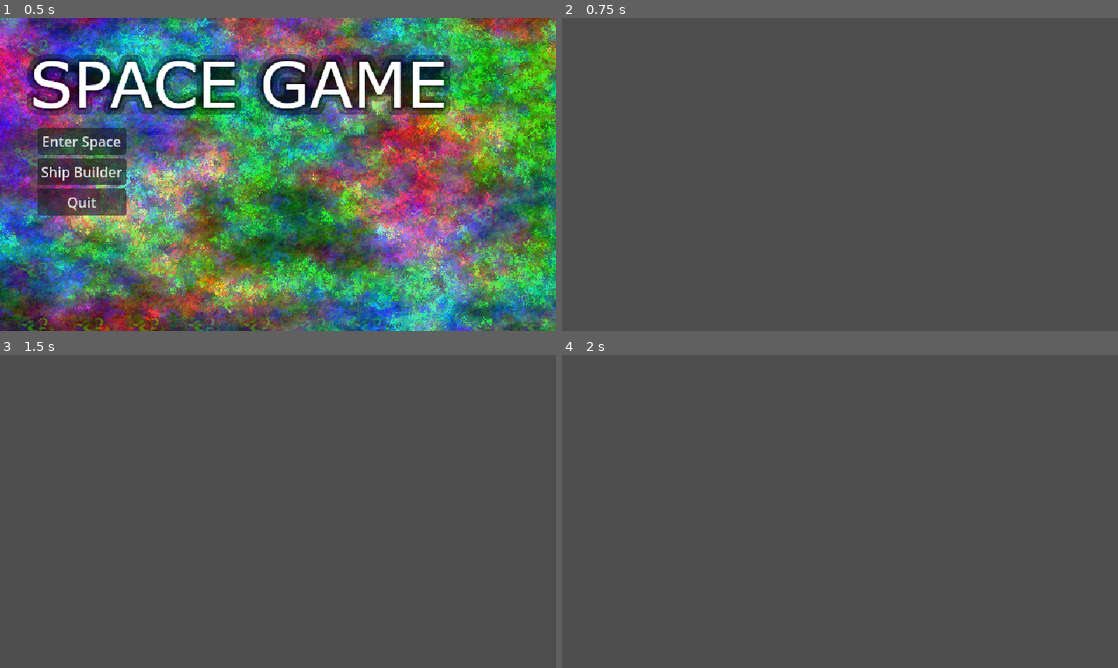
Above: before the commit, frames 1-4 (two rows, left to right).
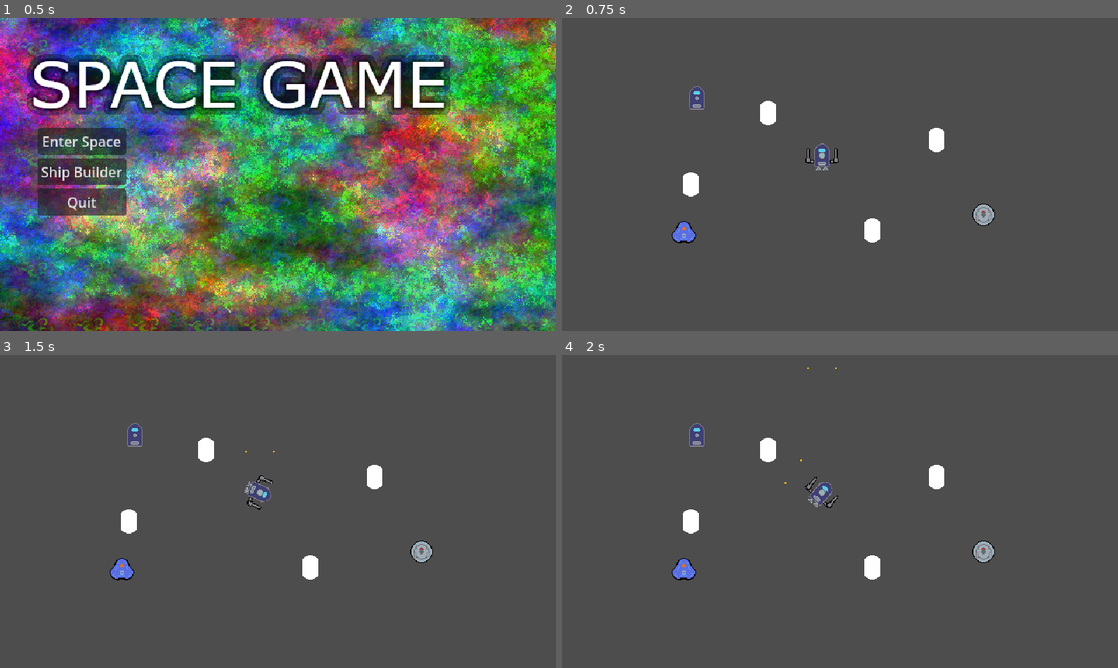
Above: after the commit, the same moments.

Repository: leggy-dav/space-game
Game: Godot game, scene res://Scenes/MainMenu.tscn
Two runs of this game, one before a commit and one after it. Both use one fixed random seed, a clock stepped at 60 frames per second and the inputs below.
Inputs (mouse positions are in pixels of both pictures, inside the frame that each line leads up to):
- Up to frame 1 (0.5 s): no input
- Up to frame 2 (0.75 s): click "Enter Space" at 0.5 s
- Up to frame 3 (1.5 s): tap Enter at 1.25 s; move the mouse to (400, 495) at 1.27 s; hold D (player_rotate_right, bound only after the commit) from 1.28 s (still down); hold Space (fire_weapon_01, bound only after the commit) from 1.28 s (still down); click (400, 495) at 1.42 s
- Up to frame 4 (2 s): keep holding D (player_rotate_right, bound only after the commit); keep holding Space (fire_weapon_01, bound only after the commit)

Frame 1 is identical in both runs. In frame 2, 1.7% of the frame differs, in the area x 19-78%, y 21-72%; in frame 3, 1.7%; in frame 4, 1.7%, in the area x 19-78%, y 4-72%.

Commit message:
setting up test ship and test rocks

Diff:
--- /dev/null
+++ b/Items/Projectiles/bullet_01.gd
@@ -0,0 +1,32 @@
+extends RigidBody2D
+
+@onready var timer: Timer = $Timer
+@onready var bullet_01: RigidBody2D = $"."
+
+# Called when the node enters the scene tree for the first time.
+func _ready() -> void:
+	pass # Replace with function body.
+
+
+# Called every frame. 'delta' is the elapsed time since the previous frame.
+func _process(delta: float) -> void:
+	pass
+
+
+func accelerate_projectile(imp: Vector2, pos: Vector2):
+	apply_impulse(imp, pos)
+
+
+
+func _on_timer_timeout() -> void:
+	queue_free()
+	pass # Replace with function body.
+
+
+
+
+func _on_area_2d_body_entered(body: Node2D) -> void:
+	if not body == bullet_01:
+		print("Bullet On Area2D Body Entered : ", body)
+		queue_free()
+	pass # Replace with function body.
--- /dev/null
+++ b/Items/Projectiles/bullet_01.tscn
@@ -0,0 +1,36 @@
+[gd_scene load_steps=5 format=3 uid="uid://cgrora2yevidr"]
+
+[ext_resource type="Texture2D" uid="uid://qtqm0nyo043p" path="res://Images/sprite-bullet-00_0.png" id="1_dwccb"]
+[ext_resource type="Script" path="res://Items/Projectiles/bullet_01.gd" id="1_vgwum"]
+
+[sub_resource type="RectangleShape2D" id="RectangleShape2D_6fvqq"]
+size = Vector2(2, 2)
+
+[sub_resource type="RectangleShape2D" id="RectangleShape2D_hrv1n"]
+size = Vector2(2, 2)
+
+[node name="Bullet_01" type="RigidBody2D"]
+gravity_scale = 0.0
+script = ExtResource("1_vgwum")
+
+[node name="CollisionShape2D" type="CollisionShape2D" parent="."]
+shape = SubResource("RectangleShape2D_6fvqq")
+
+[node name="TextureRect" type="TextureRect" parent="."]
+texture_filter = 1
+offset_left = -32.0
+offset_top = -32.0
+offset_right = 32.0
+offset_bottom = 32.0
+texture = ExtResource("1_dwccb")
+
+[node name="Timer" type="Timer" parent="."]
+autostart = true
+
+[node name="Area2D" type="Area2D" parent="."]
+
+[node name="CollisionShape2D" type="CollisionShape2D" parent="Area2D"]
+shape = SubResource("RectangleShape2D_hrv1n")
+
+[connection signal="timeout" from="Timer" to="." method="_on_timer_timeout"]
+[connection signal="body_entered" from="Area2D" to="." method="_on_area_2d_body_entered"]
--- a/ShipBuilderMenu/mouse_display.gd
+++ b/Items/Projectiles/bullet_02.gd
@@ -1,4 +1,7 @@
-extends PanelContainer
+extends Area2D
+
+
+@onready var timer: Timer = $Timer
 
 
 # Called when the node enters the scene tree for the first time.
@@ -9,17 +12,3 @@
 # Called every frame. 'delta' is the elapsed time since the previous frame.
 func _process(delta: float) -> void:
 	pass
-
-
-func set_part_info(part_data: PartData):
-	if part_data.is_hull():
-		return
-
-
-
-
-	pass
-
-
-func clear_part_info():
-	pass
--- /dev/null
+++ b/Items/Projectiles/bullet_02.tscn
@@ -0,0 +1,23 @@
+[gd_scene load_steps=4 format=3 uid="uid://c1tplnws8bguv"]
+
+[ext_resource type="Script" path="res://Items/Projectiles/bullet_02.gd" id="1_35x8i"]
+[ext_resource type="Texture2D" uid="uid://qtqm0nyo043p" path="res://Images/sprite-bullet-00_0.png" id="1_ifvr2"]
+
+[sub_resource type="RectangleShape2D" id="RectangleShape2D_kymoo"]
+size = Vector2(2, 2)
+
+[node name="Bullet_02" type="Area2D"]
+script = ExtResource("1_35x8i")
+
+[node name="CollisionShape2D" type="CollisionShape2D" parent="."]
+shape = SubResource("RectangleShape2D_kymoo")
+
+[node name="TextureRect" type="TextureRect" parent="."]
+texture_filter = 1
+offset_left = -32.0
+offset_top = -32.0
+offset_right = 32.0
+offset_bottom = 32.0
+texture = ExtResource("1_ifvr2")
+
+[node name="Timer" type="Timer" parent="."]
--- /dev/null
+++ b/Items/test_space_item.tscn
@@ -0,0 +1,19 @@
+[gd_scene load_steps=3 format=3 uid="uid://bya43jq3g6btu"]
+
+[sub_resource type="CapsuleShape2D" id="CapsuleShape2D_skgl5"]
+radius = 9.0
+height = 28.0
+
+[sub_resource type="CapsuleMesh" id="CapsuleMesh_jyf0m"]
+
+[node name="Test-Space-Item" type="RigidBody2D"]
+mass = 50.0
+gravity_scale = 0.0
+
+[node name="CollisionShape2D" type="CollisionShape2D" parent="."]
+shape = SubResource("CapsuleShape2D_skgl5")
+
+[node name="MeshInstance2D" type="MeshInstance2D" parent="."]
+position = Vector2(-1.19209e-07, 0)
+scale = Vector2(18.375, 13.875)
+mesh = SubResource("CapsuleMesh_jyf0m")
--- /dev/null
+++ b/Player/player.gd
@@ -0,0 +1,47 @@
+extends CharacterBody2D
+
+
+var rotation_direction: float = 0.0
+var rotational_acceleration: float = 10 # get value from engins
+
+var weapons_array: Array[Weapon]
+
+func _ready() -> void:
+
+	tether_children($".", "")
+
+	pass
+
+func tether_children(parent, padding):
+	for child in parent.get_children():
+		if child is Engine:
+			print(padding, "engine : ", child)
+		if child is Weapon:
+			print(padding, "Weapon : ", child)
+			weapons_array.append(child)
+		if child is Hull:
+			print(padding, "Hull : ", child)
+		if child is Shield:
+			print(padding, "Shield : ", child)
+		tether_children(child, padding + "\t")
+
+
+func _physics_process(delta: float) -> void:
+	# Add the gravity.
+
+	rotation_direction = Input.get_axis("player_rotate_left", "player_rotate_right")
+	if rotation_direction:
+		var rotational_velocity = rotation_direction * delta * rotational_acceleration
+		rotate(rotational_velocity)
+
+	#move_and_slide()
+
+
+func _input(event: InputEvent) -> void:
+	if event.is_action_pressed("fire_weapon_01"):
+		for weapon in weapons_array:
+			weapon.fire_weapon()
+
+	if event.is_action_released("fire_weapon_01"):
+		for weapon in weapons_array:
+			weapon.cease_fire()
--- /dev/null
+++ b/Player/player.tscn
@@ -0,0 +1,44 @@
+[gd_scene load_steps=8 format=3 uid="uid://ud5afjof6rhy"]
+
+[ext_resource type="PackedScene" uid="uid://eejnyt74ggve" path="res://ShipScenes/Hulls/hull_a.tscn" id="1_41tev"]
+[ext_resource type="Script" path="res://Player/player.gd" id="1_yt24t"]
+[ext_resource type="PackedScene" uid="uid://bm7lsp7kucpyn" path="res://ShipScenes/Utilities/attachment_a_long.tscn" id="2_6kq25"]
+[ext_resource type="PackedScene" uid="uid://bvbgy7w1ora5c" path="res://ShipScenes/Sheilds/mag_shield_a.tscn" id="3_7ilwu"]
+[ext_resource type="PackedScene" uid="uid://buw2qcol5fg0p" path="res://ShipScenes/Weapons/ballistic_cannon.tscn" id="4_66njn"]
+[ext_resource type="PackedScene" uid="uid://gefrx2kclcfg" path="res://ShipScenes/Engines/engine_mk_01.tscn" id="5_2lmyn"]
+
+[sub_resource type="CircleShape2D" id="CircleShape2D_sc65i"]
+radius = 2.23607
+
+[node name="Player" type="CharacterBody2D"]
+motion_mode = 1
+script = ExtResource("1_yt24t")
+
+[node name="Hull_A" parent="." instance=ExtResource("1_41tev")]
+
+[node name="Engine_Mk_01" parent="Hull_A" instance=ExtResource("5_2lmyn")]
+position = Vector2(-4, 15)
+
+[node name="Engine_Mk_02" parent="Hull_A" instance=ExtResource("5_2lmyn")]
+position = Vector2(4, 15)
+
+[node name="Attachment_A_Long" parent="Hull_A" instance=ExtResource("2_6kq25")]
+position = Vector2(13, 7)
+rotation = 1.5708
+
+[node name="Ballistic_Cannon2" parent="Hull_A/Attachment_A_Long" instance=ExtResource("4_66njn")]
+position = Vector2(-8.00001, -2.99997)
+rotation = -1.5708
+
+[node name="Attachment_A_Long2" parent="Hull_A" instance=ExtResource("2_6kq25")]
+position = Vector2(-13, 7)
+rotation = -1.5708
+
+[node name="Ballistic_Cannon" parent="Hull_A/Attachment_A_Long2" instance=ExtResource("4_66njn")]
+position = Vector2(8, -3.00001)
+rotation = 1.5708
+
+[node name="Mag_Shield_A" parent="Hull_A" instance=ExtResource("3_7ilwu")]
+
+[node name="CollisionShape2D" type="CollisionShape2D" parent="."]
+shape = SubResource("CircleShape2D_sc65i")
--- a/ShipBuilderMenu/mouse_display.tscn
+++ /dev/null
@@ -1,15 +0,0 @@
-[gd_scene load_steps=3 format=3 uid="uid://b16lk8x5sl2ed"]
-
-[ext_resource type="Texture2D" uid="uid://bdsg6uvfae2gj" path="res://icon.svg" id="1_p7aar"]
-[ext_resource type="Script" path="res://ShipBuilderMenu/mouse_display.gd" id="1_q245d"]
-
-[node name="MouseDisplay" type="PanelContainer"]
-offset_right = 34.0
-offset_bottom = 32.0
-script = ExtResource("1_q245d")
-
-[node name="TextureRect" type="TextureRect" parent="."]
-layout_mode = 2
-texture = ExtResource("1_p7aar")
-expand_mode = 2
-stretch_mode = 5
--- a/ShipScenes/Engines/engine_grav_bar_ix.tscn
+++ b/ShipScenes/Engines/engine_grav_bar_ix.tscn
@@ -1,5 +1,6 @@
-[gd_scene load_steps=4 format=3 uid="uid://bkxhcfulpj0k5"]
+[gd_scene load_steps=5 format=3 uid="uid://bkxhcfulpj0k5"]
 
+[ext_resource type="Script" path="res://ShipScenes/engine.gd" id="1_2fnoc"]
 [ext_resource type="Texture2D" uid="uid://lm57dao4u1hh" path="res://Images/ship_parts_00_parts.tres" id="1_bv030"]
 
 [sub_resource type="CapsuleShape2D" id="CapsuleShape2D_7wiuq"]
@@ -11,6 +12,7 @@
 region = Rect2(192, 128, 64, 64)
 
 [node name="Engine_GravBar_IX" type="Area2D"]
+script = ExtResource("1_2fnoc")
 
 [node name="CollisionShape2D" type="CollisionShape2D" parent="."]
 rotation = 1.5708
--- a/ShipScenes/Engines/engine_mk_01.tscn
+++ b/ShipScenes/Engines/engine_mk_01.tscn
@@ -1,5 +1,6 @@
-[gd_scene load_steps=3 format=3 uid="uid://gefrx2kclcfg"]
+[gd_scene load_steps=4 format=3 uid="uid://gefrx2kclcfg"]
 
+[ext_resource type="Script" path="res://ShipScenes/engine.gd" id="1_03r3d"]
 [ext_resource type="Texture2D" uid="uid://lm57dao4u1hh" path="res://Images/ship_parts_00_parts.tres" id="1_lptnc"]
 
 [sub_resource type="AtlasTexture" id="AtlasTexture_aep3b"]
@@ -7,6 +8,7 @@
 region = Rect2(192, 64, 64, 64)
 
 [node name="Engine_Mk_01" type="Area2D"]
+script = ExtResource("1_03r3d")
 
 [node name="CollisionPolygon2D" type="CollisionPolygon2D" parent="."]
 build_mode = 1
--- a/ShipScenes/Hulls/hull_a.tscn
+++ b/ShipScenes/Hulls/hull_a.tscn
@@ -1,5 +1,6 @@
-[gd_scene load_steps=4 format=3 uid="uid://eejnyt74ggve"]
+[gd_scene load_steps=5 format=3 uid="uid://eejnyt74ggve"]
 
+[ext_resource type="Script" path="res://ShipScenes/hull.gd" id="1_5msj2"]
 [ext_resource type="Texture2D" uid="uid://lm57dao4u1hh" path="res://Images/ship_parts_00_parts.tres" id="1_dyiuk"]
 
 [sub_resource type="AtlasTexture" id="AtlasTexture_cf83t"]
@@ -11,6 +12,7 @@
 height = 28.0
 
 [node name="Hull_A" type="Area2D"]
+script = ExtResource("1_5msj2")
 
 [node name="TextureRect" type="TextureRect" parent="."]
 texture_filter = 1
--- a/ShipScenes/Hulls/hull_b.tscn
+++ b/ShipScenes/Hulls/hull_b.tscn
@@ -1,6 +1,7 @@
-[gd_scene load_steps=4 format=3 uid="uid://civekfuvm72ap"]
+[gd_scene load_steps=5 format=3 uid="uid://civekfuvm72ap"]
 
 [ext_resource type="Texture2D" uid="uid://lm57dao4u1hh" path="res://Images/ship_parts_00_parts.tres" id="1_3d1mp"]
+[ext_resource type="Script" path="res://ShipScenes/hull.gd" id="1_6xyux"]
 
 [sub_resource type="AtlasTexture" id="AtlasTexture_47ykq"]
 atlas = ExtResource("1_3d1mp")
@@ -10,6 +11,7 @@
 radius = 13.0
 
 [node name="Hull_B" type="Area2D"]
+script = ExtResource("1_6xyux")
 
 [node name="TextureRect" type="TextureRect" parent="."]
 texture_filter = 1
--- a/ShipScenes/Hulls/hull_c.tscn
+++ b/ShipScenes/Hulls/hull_c.tscn
@@ -1,12 +1,14 @@
-[gd_scene load_steps=3 format=3 uid="uid://cufikvxr3pyqc"]
+[gd_scene load_steps=4 format=3 uid="uid://cufikvxr3pyqc"]
 
 [ext_resource type="Texture2D" uid="uid://lm57dao4u1hh" path="res://Images/ship_parts_00_parts.tres" id="1_4xtaq"]
+[ext_resource type="Script" path="res://ShipScenes/hull.gd" id="1_q2o7j"]
 
 [sub_resource type="AtlasTexture" id="AtlasTexture_4gd2p"]
 atlas = ExtResource("1_4xtaq")
 region = Rect2(0, 128, 64, 64)
 
 [node name="Hull_C" type="Area2D"]
+script = ExtResource("1_q2o7j")
 
 [node name="TextureRect" type="TextureRect" parent="."]
 texture_filter = 1
--- a/ShipScenes/Sheilds/mag_shield_a.tscn
+++ b/ShipScenes/Sheilds/mag_shield_a.tscn
@@ -1,5 +1,6 @@
-[gd_scene load_steps=4 format=3 uid="uid://bvbgy7w1ora5c"]
+[gd_scene load_steps=5 format=3 uid="uid://bvbgy7w1ora5c"]
 
+[ext_resource type="Script" path="res://ShipScenes/shield.gd" id="1_84vgi"]
 [ext_resource type="Texture2D" uid="uid://lm57dao4u1hh" path="res://Images/ship_parts_00_parts.tres" id="1_jcrcu"]
 
 [sub_resource type="CircleShape2D" id="CircleShape2D_j5tkb"]
@@ -10,6 +11,7 @@
 region = Rect2(256, 0, 64, 64)
 
 [node name="Mag_Shield_A" type="Area2D"]
+script = ExtResource("1_84vgi")
 
 [node name="CollisionShape2D" type="CollisionShape2D" parent="."]
 shape = SubResource("CircleShape2D_j5tkb")
--- a/ShipScenes/Weapons/ballistic_cannon.tscn
+++ b/ShipScenes/Weapons/ballistic_cannon.tscn
@@ -1,6 +1,8 @@
-[gd_scene load_steps=4 format=3 uid="uid://buw2qcol5fg0p"]
+[gd_scene load_steps=6 format=3 uid="uid://buw2qcol5fg0p"]
 
 [ext_resource type="Texture2D" uid="uid://lm57dao4u1hh" path="res://Images/ship_parts_00_parts.tres" id="1_4hjqe"]
+[ext_resource type="Script" path="res://ShipScenes/weapon.gd" id="1_8vere"]
+[ext_resource type="PackedScene" uid="uid://cgrora2yevidr" path="res://Items/Projectiles/bullet_01.tscn" id="2_q24as"]
 
 [sub_resource type="RectangleShape2D" id="RectangleShape2D_nuc86"]
 size = Vector2(6, 17)
@@ -10,6 +12,8 @@
 region = Rect2(128, 0, 64, 64)
 
 [node name="Ballistic_Cannon" type="Area2D"]
+script = ExtResource("1_8vere")
+projectile = ExtResource("2_q24as")
 
 [node name="CollisionShape2D" type="CollisionShape2D" parent="."]
 position = Vector2(0, 0.5)
@@ -22,3 +26,10 @@
 offset_right = 32.0
 offset_bottom = 32.0
 texture = SubResource("AtlasTexture_jn1rn")
+
+[node name="Timer" type="Timer" parent="."]
+
+[node name="Projectile_Spawn_Point" type="Node2D" parent="."]
+position = Vector2(0, -10)
+
+[connection signal="timeout" from="Timer" to="." method="_on_timer_timeout"]
--- a/ShipScenes/Weapons/ballistic_spread.tscn
+++ b/ShipScenes/Weapons/ballistic_spread.tscn
@@ -1,5 +1,6 @@
-[gd_scene load_steps=3 format=3 uid="uid://c2oj1162yqbvf"]
+[gd_scene load_steps=4 format=3 uid="uid://c2oj1162yqbvf"]
 
+[ext_resource type="Script" path="res://ShipScenes/weapon.gd" id="1_df8yh"]
 [ext_resource type="Texture2D" uid="uid://lm57dao4u1hh" path="res://Images/ship_parts_00_parts.tres" id="1_ulcoq"]
 
 [sub_resource type="AtlasTexture" id="AtlasTexture_otkc5"]
@@ -7,6 +8,7 @@
 region = Rect2(128, 128, 64, 64)
 
 [node name="Ballistic_Spread" type="Area2D"]
+script = ExtResource("1_df8yh")
 
 [node name="CollisionPolygon2D" type="CollisionPolygon2D" parent="."]
 polygon = PackedVector2Array(-4, -3, 4, -3, 0, 4)
@@ -18,3 +20,5 @@
 offset_right = 32.0
 offset_bottom = 32.0
 texture = SubResource("AtlasTexture_otkc5")
+
+[node name="Timer" type="Timer" parent="."]
--- a/ShipScenes/Weapons/ballistic_turret.tscn
+++ b/ShipScenes/Weapons/ballistic_turret.tscn
@@ -1,20 +1,30 @@
-[gd_scene load_steps=3 format=3 uid="uid://b0swaqls8rp5o"]
+[gd_scene load_steps=4 format=3 uid="uid://b0swaqls8rp5o"]
 
+[ext_resource type="Script" path="res://ShipScenes/weapon_turret.gd" id="1_245r7"]
 [ext_resource type="Texture2D" uid="uid://lm57dao4u1hh" path="res://Images/ship_parts_00_parts.tres" id="1_m6sby"]
 
 [sub_resource type="AtlasTexture" id="AtlasTexture_0s8o3"]
 atlas = ExtResource("1_m6sby")
 region = Rect2(128, 64, 64, 64)
 
-[node name="Ballistic_Turret" type="Area2D"]
+[node name="Ballistic_turret" type="Node2D"]
+script = ExtResource("1_245r7")
 
-[node name="CollisionPolygon2D" type="CollisionPolygon2D" parent="."]
-polygon = PackedVector2Array(-2, -14, 2, -14, 2, -4, 4, -2, 4, 2, 2, 4, -2, 4, -4, 2, -4, -2, -2, -4)
+[node name="AnchorPoint" type="Node2D" parent="."]
 
-[node name="TextureRect" type="TextureRect" parent="."]
+[node name="TextureRect" type="TextureRect" parent="AnchorPoint"]
 texture_filter = 1
 offset_left = -32.0
 offset_top = -32.0
 offset_right = 32.0
 offset_bottom = 32.0
 texture = SubResource("AtlasTexture_0s8o3")
+metadata/_edit_use_anchors_ = true
+
+[node name="RigidBody2D" type="RigidBody2D" parent="AnchorPoint"]
+gravity_scale = 0.0
+
+[node name="CollisionPolygon2D" type="CollisionPolygon2D" parent="AnchorPoint/RigidBody2D"]
+polygon = PackedVector2Array(-2, -14, 2, -14, 2, -4, 4, -2, 4, 2, 2, 4, -2, 4, -4, 2, -4, -2, -2, -4)
+
+[node name="Timer" type="Timer" parent="."]
--- /dev/null
+++ b/ShipScenes/engine.gd
@@ -0,0 +1,18 @@
+extends Area2D
+
+@export_category("Engine Info")
+@export var thrust_power: float = 20.0
+@export var turn_power: float = 20.0
+
+@export_category("General Part Info")
+@export var structural_integrety: float = 100.0 # ship health
+
+
+## Called when the node enters the scene tree for the first time.
+#func _ready() -> void:
+	#pass # Replace with function body.
+#
+#
+## Called every frame. 'delta' is the elapsed time since the previous frame.
+#func _process(delta: float) -> void:
+	#pass
--- /dev/null
+++ b/ShipScenes/hull.gd
@@ -0,0 +1,17 @@
+extends Area2D
+
+class_name Hull
+
+
+@export_category("General Part Info")
+@export var structural_integrety: float = 100.0 # ship health
+
+
+## Called when the node enters the scene tree for the first time.
+#func _ready() -> void:
+	#pass # Replace with function body.
+#
+#
+## Called every frame. 'delta' is the elapsed time since the previous frame.
+#func _process(delta: float) -> void:
+	#pass
--- /dev/null
+++ b/ShipScenes/shield.gd
@@ -0,0 +1,19 @@
+extends Area2D
+
+class_name Shield
+
+@export_category("Shield Info")
+@export var sheild_defense: float = 100.0
+@export var recharge_time: float = 5.0
+
+@export_category("General Part Info")
+@export var structural_integrety: float = 100.0 # ship health
+
+## Called when the node enters the scene tree for the first time.
+#func _ready() -> void:
+	#pass # Replace with function body.
+#
+#
+## Called every frame. 'delta' is the elapsed time since the previous frame.
+#func _process(delta: float) -> void:
+	#pass
--- /dev/null
+++ b/ShipScenes/weapon.gd
@@ -0,0 +1,55 @@
+extends Area2D
+
+class_name Weapon
+
+
+@export_category("Weapon Info")
+@export var rate_of_fire: float = 0.5
+@export var projectile: PackedScene
+
+@export_category("General Part Info")
+@export var structural_integrety: float = 100.0 # ship health
+
+@onready var timer: Timer = $Timer
+@onready var projectile_spawn_point: Node2D = $Projectile_Spawn_Point
+
+
+var is_firing: bool = false
+var weapon_ready: bool = true
+
+## Called when the node enters the scene tree for the first time.
+func _ready() -> void:
+	timer.wait_time = rate_of_fire
+	#pass # Replace with function body.
+#
+#
+## Called every frame. 'delta' is the elapsed time since the previous frame.
+func _process(delta: float) -> void:
+	if is_firing and weapon_ready:
+		fire_weapon()
+
+	pass
+
+
+func fire_weapon():
+	if projectile:
+		var proj = projectile.instantiate()
+
+		get_tree().get_root().add_child(proj)
+		var spawn_point = projectile_spawn_point.global_position
+		proj.position = spawn_point
+		proj.accelerate_projectile( (spawn_point - global_position) * 20, global_position - spawn_point )
+	is_firing = true
+	start_cooldown()
+
+func cease_fire():
+	is_firing = false
+
+
+func start_cooldown():
+	weapon_ready = false
+	timer.start()
+
+func _on_timer_timeout() -> void:
+	weapon_ready = true
+	pass # Replace with function body.
--- /dev/null
+++ b/ShipScenes/weapon_turret.gd
@@ -0,0 +1,19 @@
+extends Node2D
+
+@export_category("Weapon Info")
+@export var rate_of_fire: float = 1.0
+@export var projectile: PackedScene
+@export var projectile_spawn_point: Vector2
+
+@export_category("General Part Info")
+@export var structural_integrety: float = 100.0 # ship health
+
+
+## Called when the node enters the scene tree for the first time.
+#func _ready() -> void:
+	#pass # Replace with function body.
+#
+#
+## Called every frame. 'delta' is the elapsed time since the previous frame.
+#func _process(delta: float) -> void:
+	#pass
--- a/project.godot
+++ b/project.godot
@@ -49,6 +49,21 @@
 "events": [Object(InputEventKey,"resource_local_to_scene":false,"resource_name":"","device":-1,"window_id":0,"alt_press …(192 unchanged characters)…
 ]
 }
+player_rotate_left={
+"deadzone": 0.5,
+"events": [Object(InputEventKey,"resource_local_to_scene":false,"resource_name":"","device":-1,"window_id":0,"alt_pressed":false,"shift_pressed":false,"ctrl_pressed":false,"meta_pressed":false,"pressed":false,"keycode":0,"physical_keycode":65,"key_label":0,"unicode":97,"location":0,"echo":false,"script":null)
+]
+}
+player_rotate_right={
+"deadzone": 0.5,
+"events": [Object(InputEventKey,"resource_local_to_scene":false,"resource_name":"","device":-1,"window_id":0,"alt_pressed":false,"shift_pressed":false,"ctrl_pressed":false,"meta_pressed":false,"pressed":false,"keycode":0,"physical_keycode":68,"key_label":0,"unicode":100,"location":0,"echo":false,"script":null)
+]
+}
+fire_weapon_01={
+"deadzone": 0.5,
+"events": [Object(InputEventKey,"resource_local_to_scene":false,"resource_name":"","device":-1,"window_id":0,"alt_pressed":false,"shift_pressed":false,"ctrl_pressed":false,"meta_pressed":false,"pressed":false,"keycode":0,"physical_keycode":32,"key_label":0,"unicode":32,"location":0,"echo":false,"script":null)
+]
+}
 
 [rendering]
 
--- a/test_main.tscn
+++ b/test_main.tscn
@@ -1,3 +1,33 @@
-[gd_scene format=3 uid="uid://dx4g8no7a27hh"]
+[gd_scene load_steps=6 format=3 uid="uid://dx4g8no7a27hh"]
+
+[ext_resource type="PackedScene" uid="uid://ud5afjof6rhy" path="res://Player/player.tscn" id="1_d2gmq"]
+[ext_resource type="PackedScene" uid="uid://civekfuvm72ap" path="res://ShipScenes/Hulls/hull_b.tscn" id="2_f7iyl"]
+[ext_resource type="PackedScene" uid="uid://cufikvxr3pyqc" path="res://ShipScenes/Hulls/hull_c.tscn" id="3_cdy1i"]
+[ext_resource type="PackedScene" uid="uid://eejnyt74ggve" path="res://ShipScenes/Hulls/hull_a.tscn" id="4_dovjk"]
+[ext_resource type="PackedScene" uid="uid://bya43jq3g6btu" path="res://Items/test_space_item.tscn" id="5_15d5g"]
 
 [node name="test_main" type="Node2D"]
+
+[node name="Player" parent="." instance=ExtResource("1_d2gmq")]
+position = Vector2(299, 158)
+
+[node name="Hull_B" parent="." instance=ExtResource("2_f7iyl")]
+position = Vector2(485, 226)
+
+[node name="Hull_C" parent="." instance=ExtResource("3_cdy1i")]
+position = Vector2(140, 246)
+
+[node name="Hull_A" parent="." instance=ExtResource("4_dovjk")]
+position = Vector2(155, 92)
+
+[node name="Test-Space-Item" parent="." instance=ExtResource("5_15d5g")]
+position = Vector2(357, 244)
+
+[node name="Test-Space-Item2" parent="." instance=ExtResource("5_15d5g")]
+position = Vector2(431, 140)
+
+[node name="Test-Space-Item3" parent="." instance=ExtResource("5_15d5g")]
+position = Vector2(237, 109)
+
+[node name="Test-Space-Item4" parent="." instance=ExtResource("5_15d5g")]
+position = Vector2(148, 191)
Binary file added: Images/sprite-bullet-00_0.png
Not shown, added: Images/sprite-bullet-00_0.png.import
Not shown, added: Player/pla4533.tmp
Not shown, added: tes2364.tmp
Not shown, added: tes731.tmp
